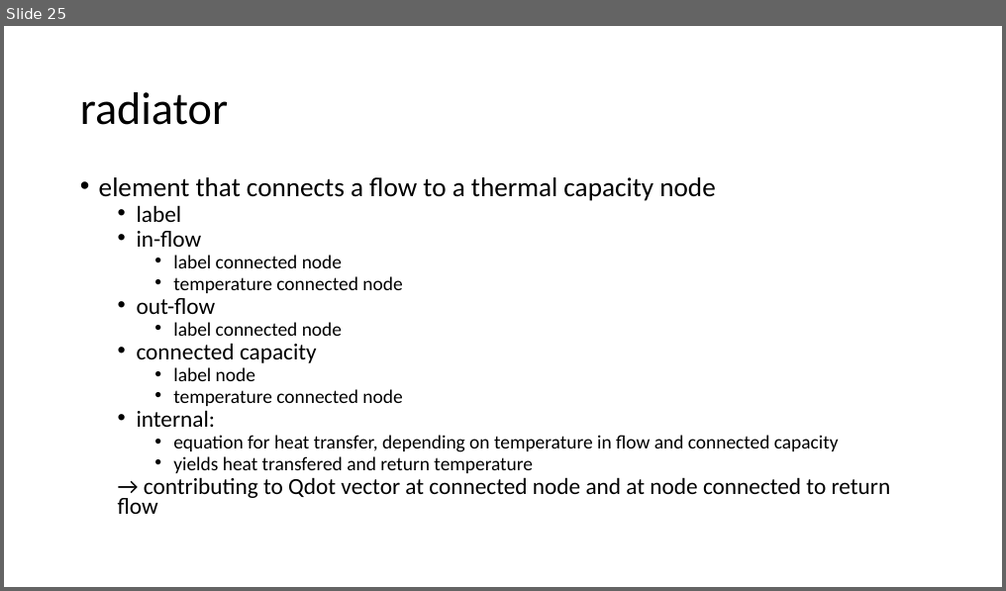
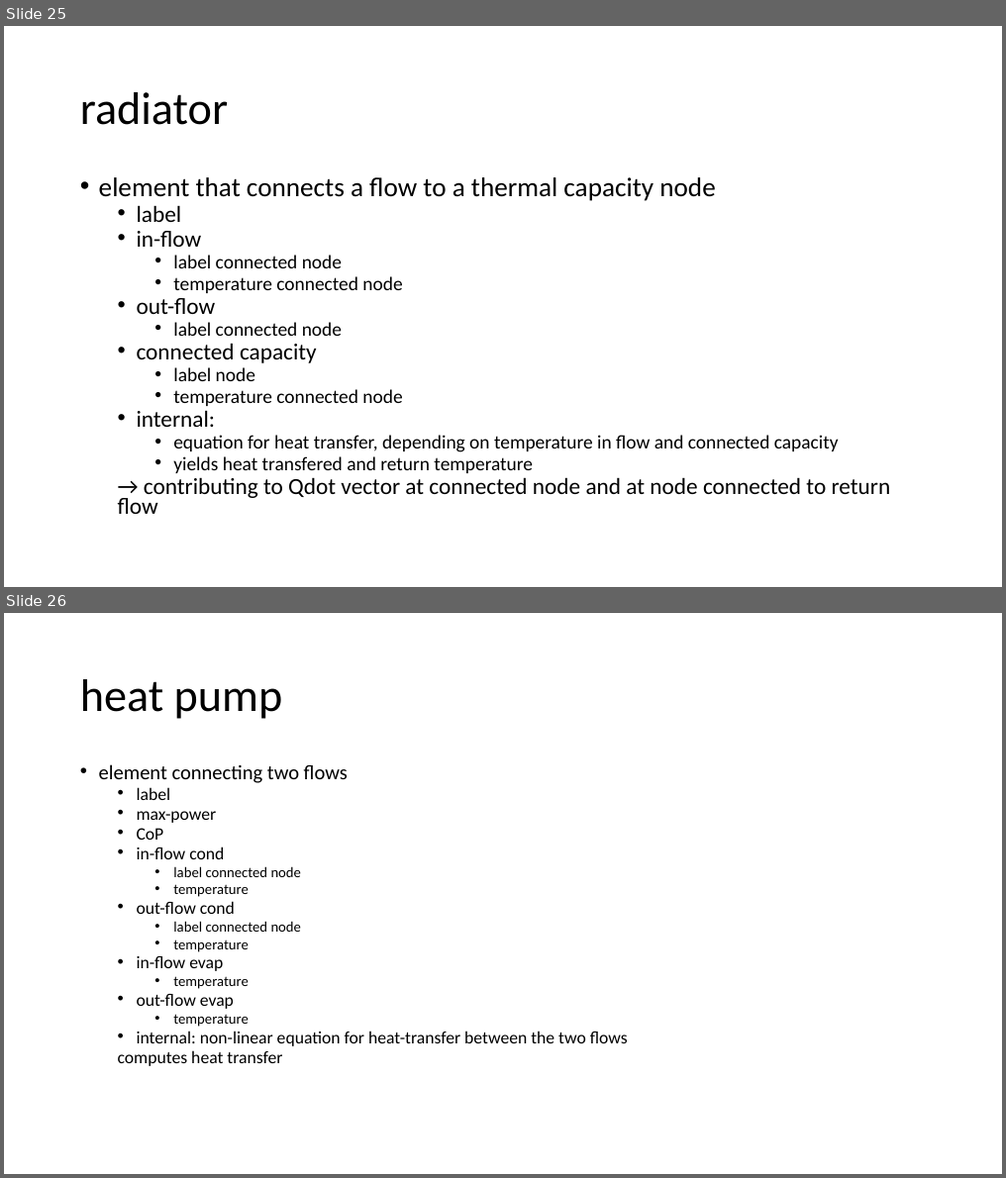
Before and after one commit to hancse/twozone_housemodel, a slide deck: Documentation/House_model_References/Pictures/New Microsoft PowerPoint Presentation_merge.pptx. Shown one above the other, each under a label of ours: slide 25 before the commit, slides 25 and 26 after it. The pictures are 1006x591 and 1006x1178 pixels, drawn with LibreOffice and Linux fonts; fonts in the diff are those of the drawing. Boxes give left, top, right and bottom in pixels: in the first picture for what was removed or moved away, otherwise in the second. Text is boxed around its words. In the diff, an @@ line names an element or a change of style, - is before the commit and + after.

Commit message:
added heat pump to powerpoint

```diff
--- a/Documentation/House_model_References/Pictures/New Microsoft PowerPoint Presentation_merge.pptx
+++ b/Documentation/House_model_References/Pictures/New Microsoft PowerPoint Presentation_merge.pptx
@@ slide 26 added at box(4, 613, 1002, 1174), background #FFFFFF @@
@@ title added at box(80, 679, 283, 719), 44 pt, text #000000 @@
+heat pump
@@ text added at box(99, 764, 628, 1066), 16.8 pt, text #000000 @@
+• element connecting two flows
+  • label
+  • max-power
+  • CoP
+  • in-flow cond
+    • label connected node
+    • temperature
+  • out-flow cond
+    • label connected node
+    • temperature
+  • in-flow evap
+    • temperature
+  • out-flow evap
+    • temperature
+  • internal: non-linear equation for heat-transfer between the two flows
+  computes heat transfer
```
Also in this commit, not shown: 1 slide changed.
